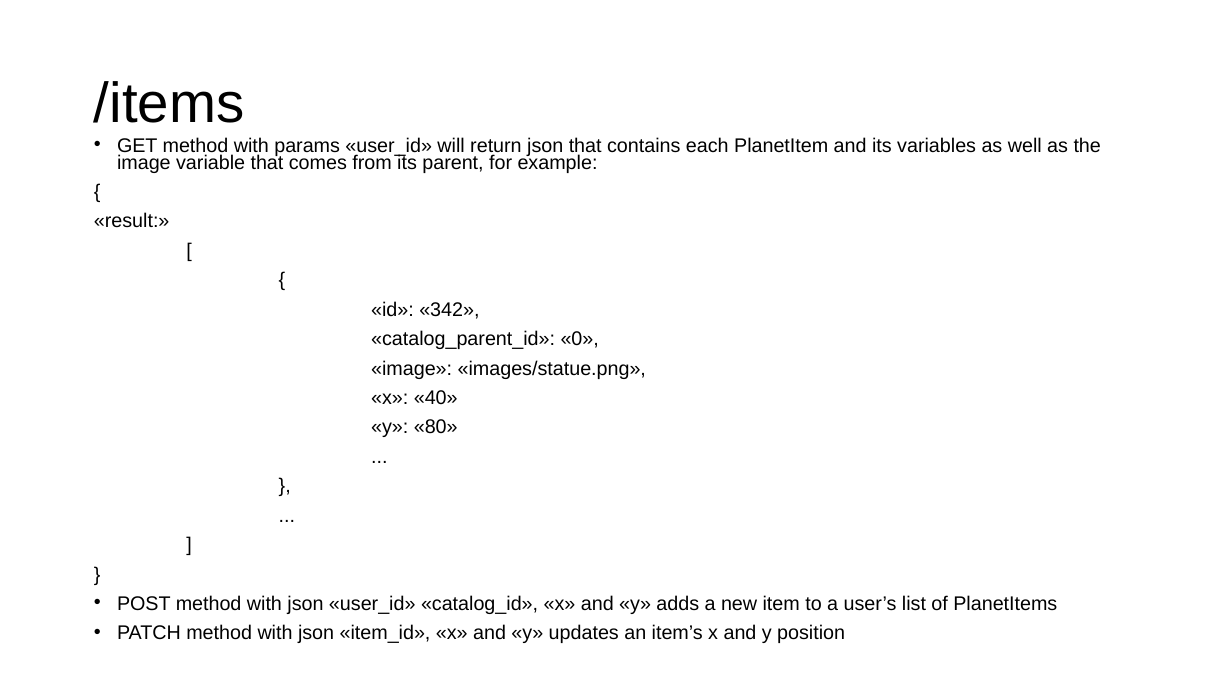
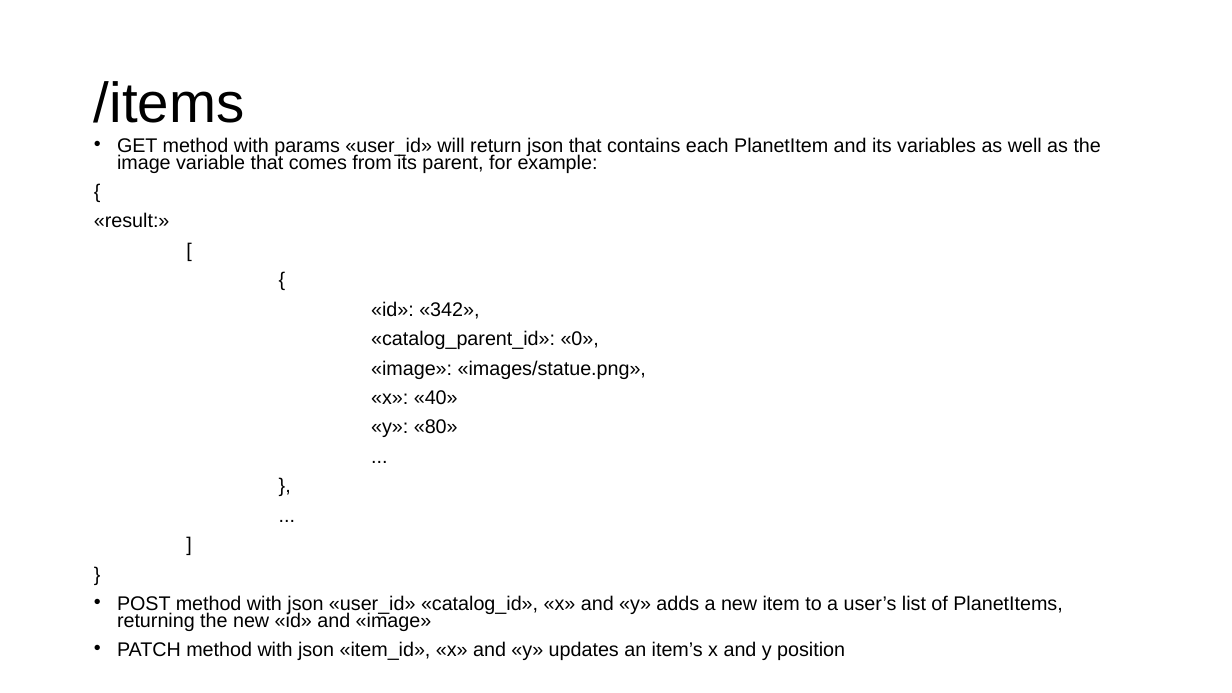
Before and after one commit to gmfk07/iu2018-backend, a slide deck: slide 22 of iu-spec-backend.pptx. Drawn at 1232x693 pixels with LibreOffice and Linux fonts; fonts in the diff are those of the drawing. Boxes give left, top, right and bottom in pixels: in the first picture for what was removed or moved away, otherwise in the second. Text is boxed around its words. In the diff, an @@ line names an element or a change of style, - is before the commit and + after.

Commit message:
HTTP Method Updates

```diff
--- a/iu-spec-backend.pptx
+++ b/iu-spec-backend.pptx
@@ text at (x1=117, y1=595, x2=1062, y2=631): text changed @@
-• POST method with json «user_id» «catalog_id», «x» and «y» adds a new item to a user’s list of PlanetItems
+• POST method with json «user_id» «catalog_id», «x» and «y» adds a new item to a user’s list of PlanetItems, returning the new «id» and «image»
```
Also in this commit, not shown: 2 other slides changed, 2 other files.
